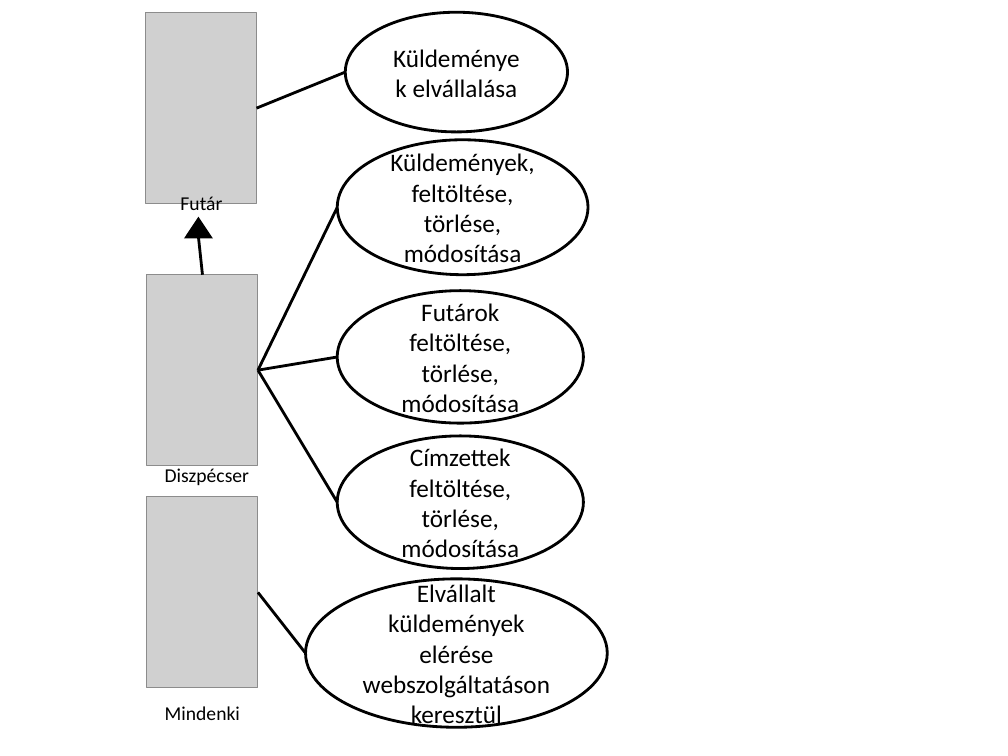
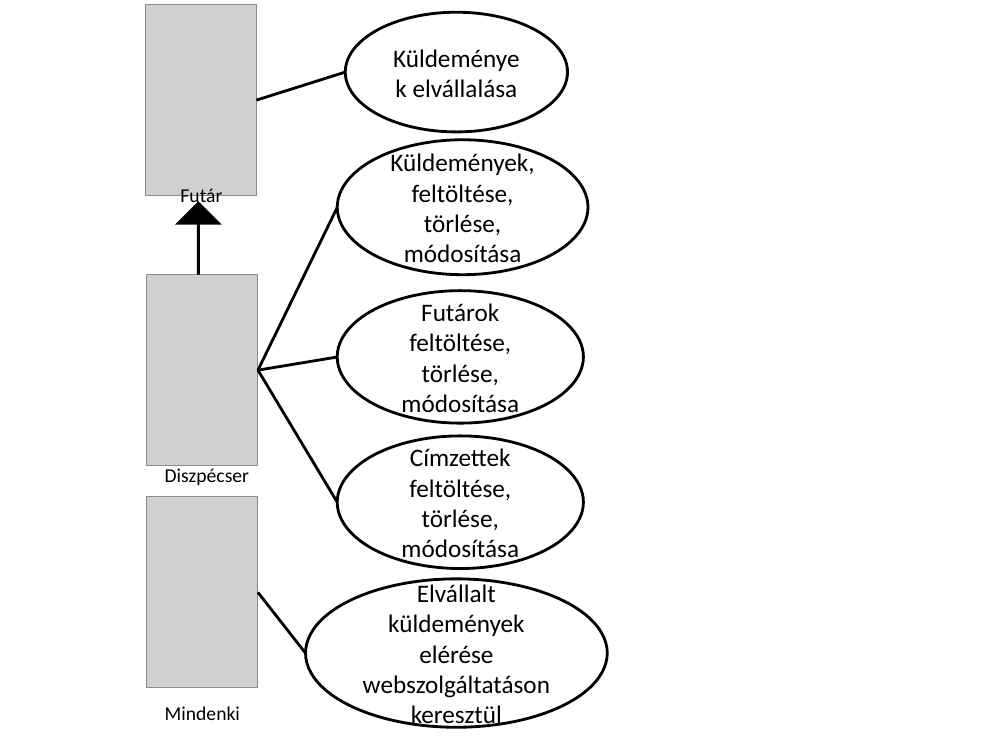
Before and after one commit to ladam-zz/jee-hazi-delivery, a slide deck: slide 1 of doksi/kepek.ppt. Drawn at 1008x756 pixels with LibreOffice and Linux fonts; fonts in the diff are those of the drawing; grey boxes stand for pictures. Boxes give left, top, right and bottom in pixels: in the first picture for what was removed or moved away, otherwise in the second. Text is boxed around its words. In the diff, an @@ line names an element or a change of style, - is before the commit and + after.

```diff
--- a/doksi/kepek.ppt
+++ b/doksi/kepek.ppt
@@ picture: place and size @@
-picture at box(146, 13, 257, 204)
+picture at box(146, 5, 257, 196)
@@ line moved from (345, 73) - (256, 108) to (345, 73) - (256, 100) @@
@@ text "Futár": place and size @@
-text "Futár" at box(180, 196, 222, 215)
+text "Futár" at box(180, 188, 222, 208)
@@ right arrow added at box(178, 203, 218, 274), fill #000000, outline #000000 2.01 pt @@
@@ triangle removed at box(186, 220, 211, 238) @@
@@ line removed from (199, 237) to (203, 275) @@
```
Also in this commit, not shown: 2 slides added, 1 slide removed.
